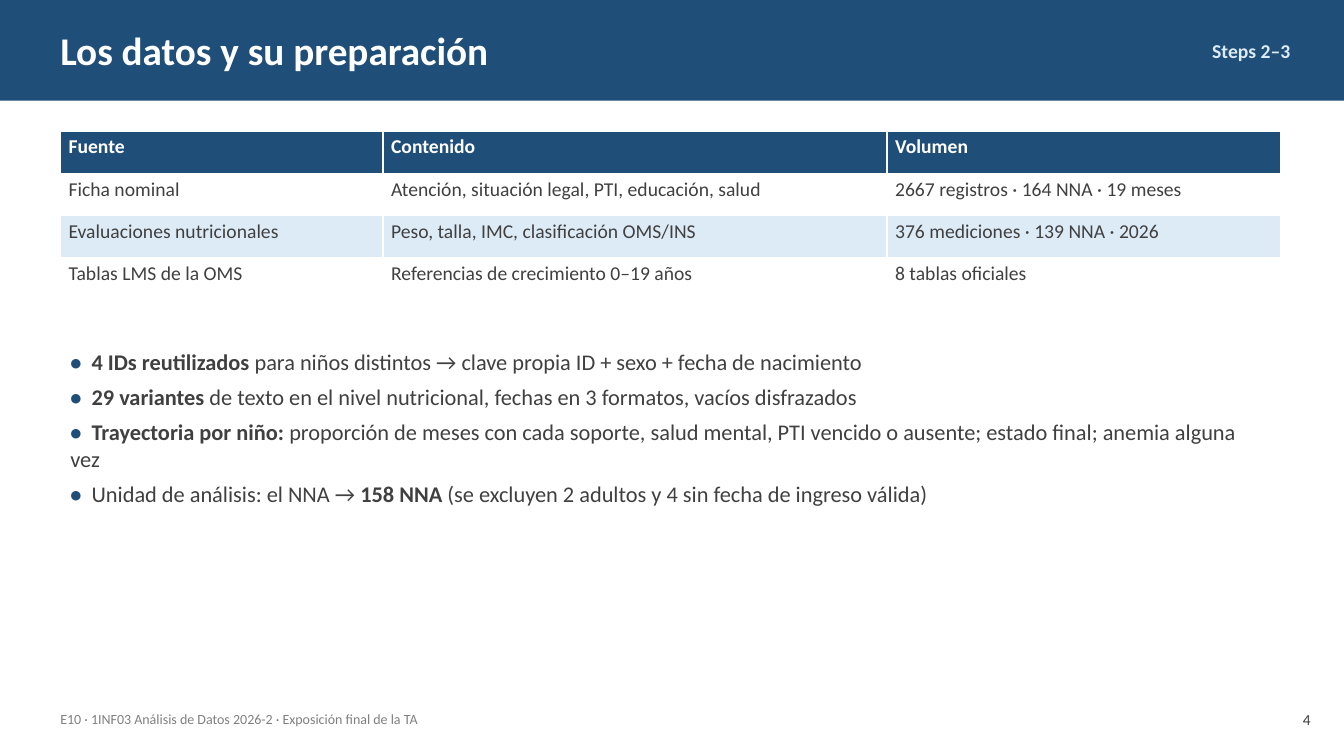
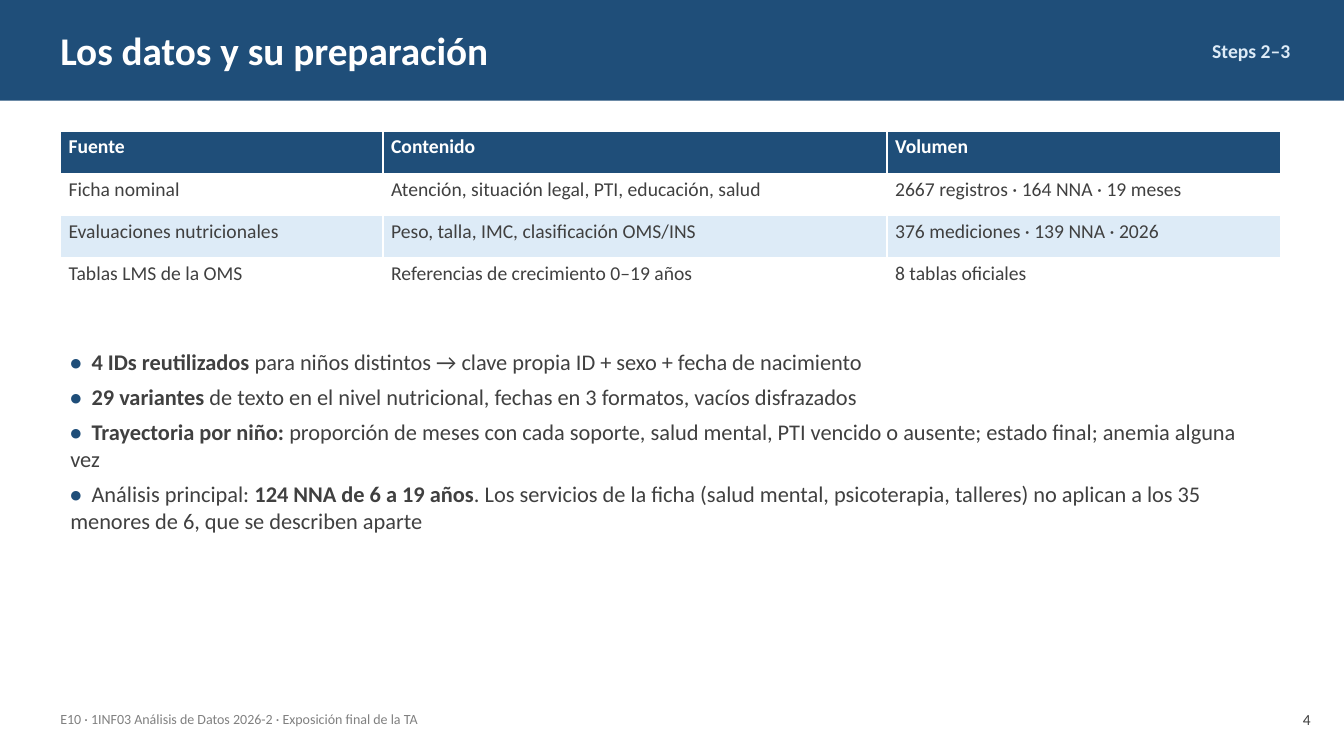
Before and after one commit to AlejandroHancco/TA_Analisis_Datos, a slide deck: slide 4 of entregables/Presentacion_Final_TA_E10.pptx. Drawn at 1344x756 pixels with LibreOffice and Linux fonts; fonts in the diff are those of the drawing. Boxes give left, top, right and bottom in pixels: in the first picture for what was removed or moved away, otherwise in the second. Text is boxed around its words. In the diff, an @@ line names an element or a change of style, - is before the commit and + after.

Commit message:
Análisis principal con NNA de 6 a 19 años
Los servicios que registra la ficha (salud mental, psicoterapia, talleres) no aplican
a los menores de 6, que aparecían como 'sin atención'. El PCA con 6-19 años mantiene
las dos dimensiones, más fuertes (44,3 %) y estables (Tucker 0,93/0,88); la lista de
prioridad queda en 33 NNA (22 estables, 5 para vigilar). Steps 4-9, presentación,
ficha técnica y README actualizados.

```diff
--- a/entregables/Presentacion_Final_TA_E10.pptx
+++ b/entregables/Presentacion_Final_TA_E10.pptx
@@ text at (70,486,1201,533): text changed @@
-• Unidad de análisis: el NNA → 158 NNA (se excluyen 2 adultos y 4 sin fecha de ingreso válida)
+• Análisis principal: 124 NNA de 6 a 19 años. Los servicios de la ficha (salud mental, psicoterapia, talleres) no aplican a los 35 menores de 6, que se describen aparte
```
Also in this commit, not shown: 11 other slides changed, 33 other files.
